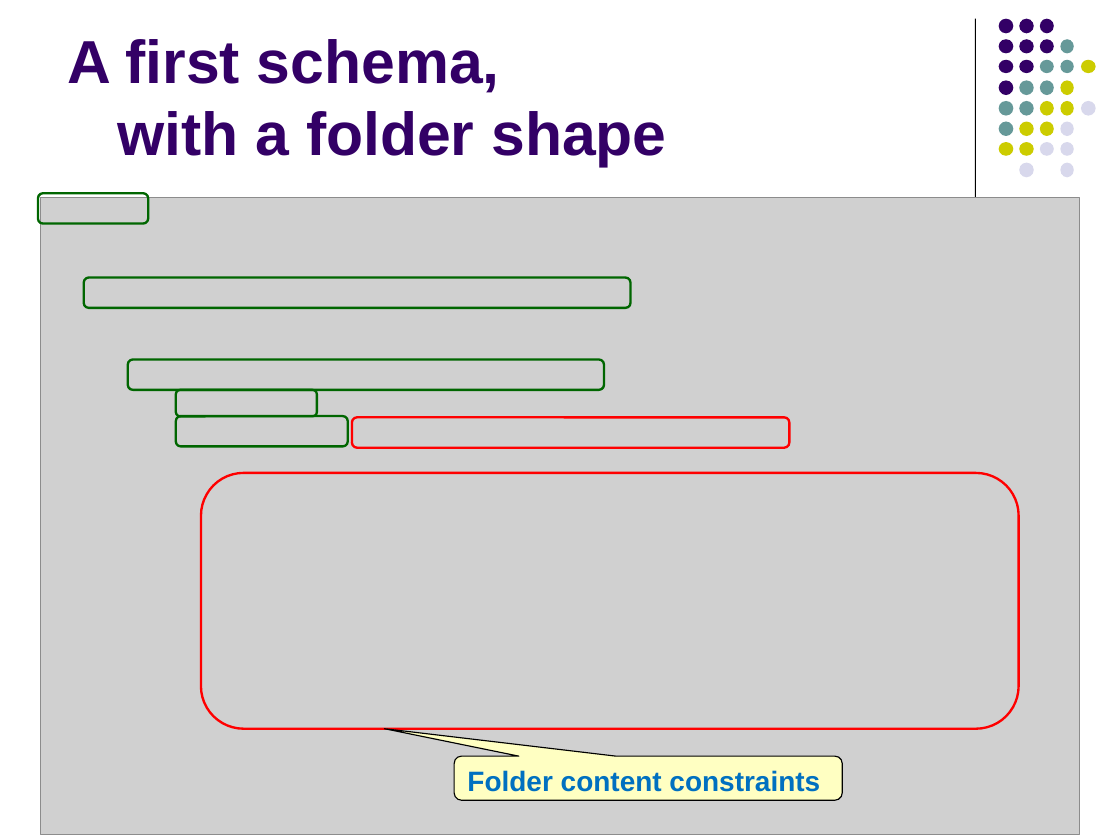
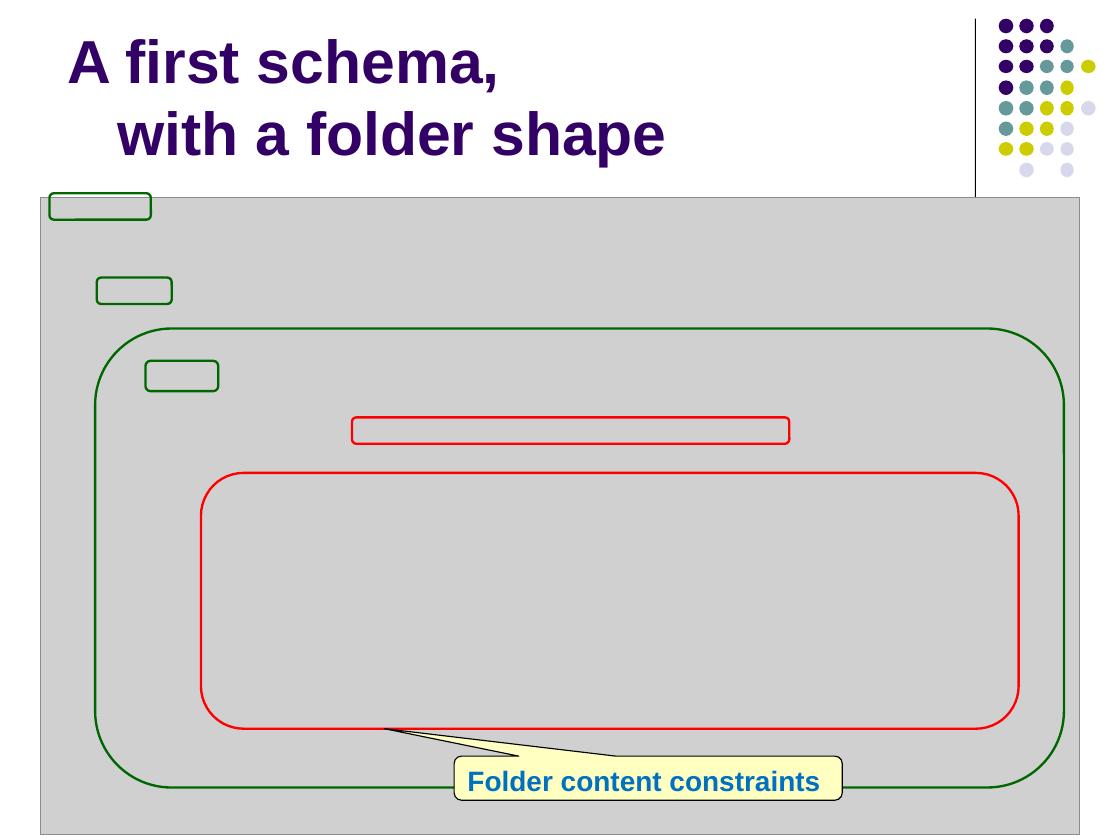
Before and after one commit to hrennau/greenfox, a slide deck: slide 6 of about/greenfox04.pptx. Drawn at 1120x840 pixels with LibreOffice and Linux fonts; fonts in the diff are those of the drawing; grey boxes stand for pictures. Boxes give left, top, right and bottom in pixels: in the first picture for what was removed or moved away, otherwise in the second. Text is boxed around its words. In the diff, an @@ line names an element or a change of style, - is before the commit and + after.

```diff
--- a/about/greenfox04.pptx
+++ b/about/greenfox04.pptx
@@ rounded rectangle: place and size @@
-rounded rectangle at (38, 194, 148, 224)
+rounded rectangle at (49, 194, 151, 221)
@@ rounded rectangle: place and size @@
-rounded rectangle at (84, 278, 631, 308)
+rounded rectangle at (96, 278, 171, 305)
@@ rounded rectangle added at (95, 328, 1064, 787), outline #006600 1.5 pt @@
@@ rounded rectangle: place and size @@
-rounded rectangle at (128, 360, 604, 390)
+rounded rectangle at (146, 361, 218, 391)
@@ rounded rectangle removed at (176, 417, 348, 447) @@
@@ rounded rectangle removed at (176, 390, 317, 417) @@
```
Also in this commit, not shown: 14 other slides changed, 3 slides added, 31 slides removed, 32 other files.
